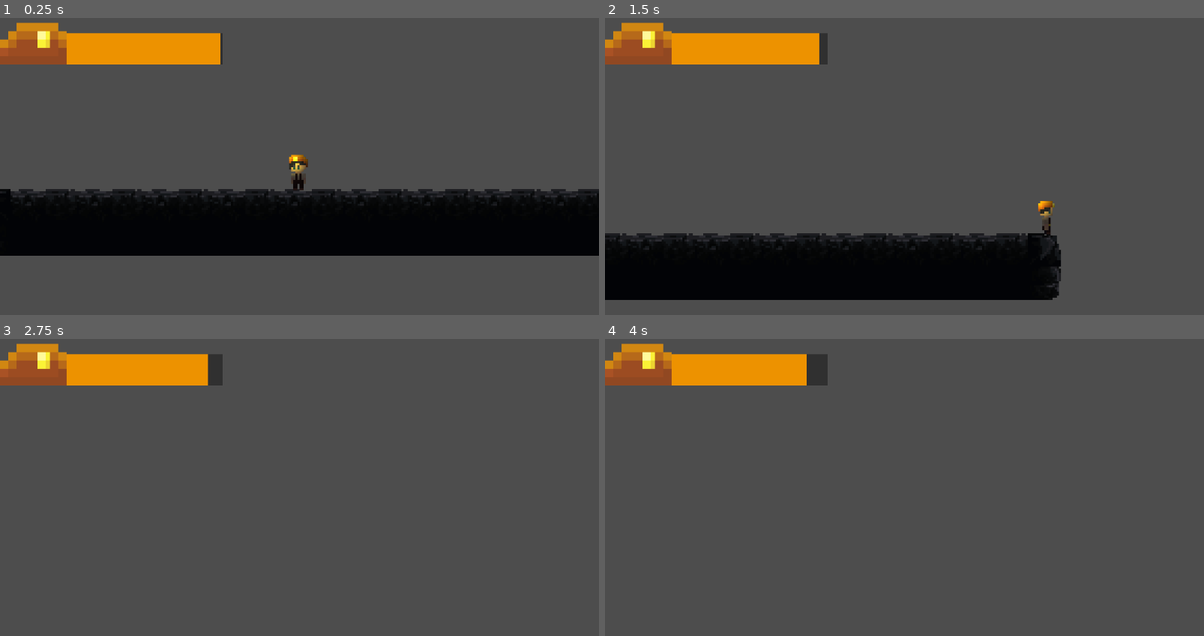
Above: before the commit, frames 1-4 (two rows, left to right).
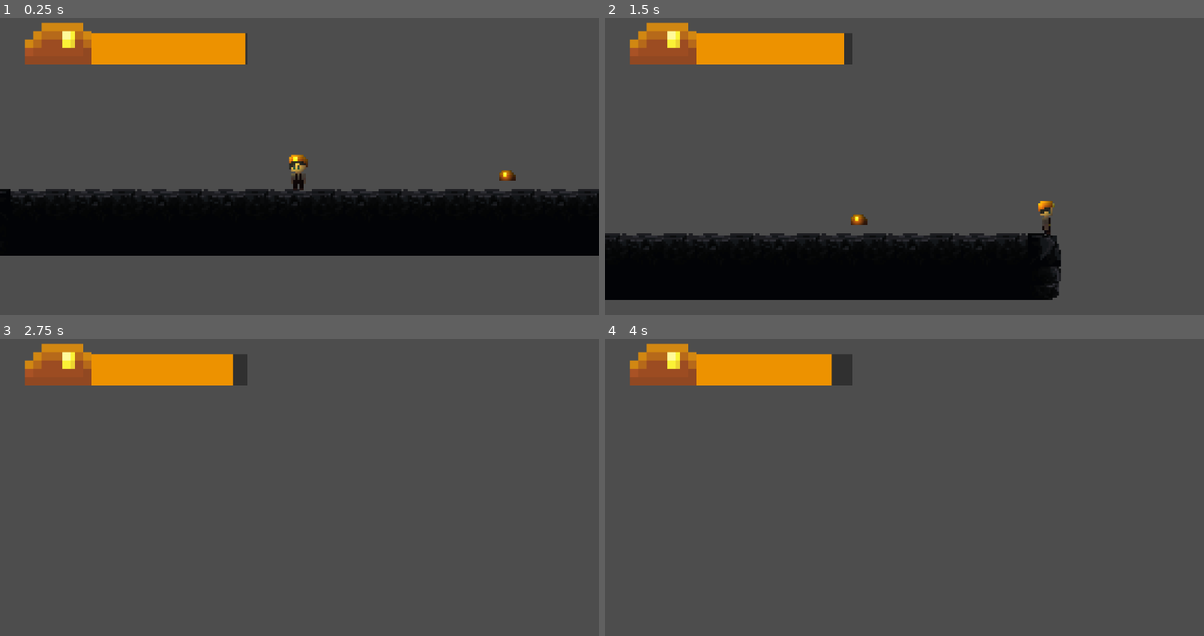
Above: after the commit, the same moments.

Repository: ABPaladin/Locked-in-the-dark-Finale
Game: Godot game, scene res://World/world.tscn
Two runs of this game, one before a commit and one after it. Both use one fixed random seed, a clock stepped at 60 frames per second and the inputs below.
Inputs:
- Up to frame 1 (0.25 s): no input
- Up to frame 2 (1.5 s): tap Enter at 0.5 s; hold D (right) from 0.53 s (still down); tap Space (jump) at 0.77 s
- Up to frame 3 (2.75 s): tap Space (jump) at 1.52 s; release D (right) at 2.03 s; hold A (left) from 2.03 s (still down)
- Up to frame 4 (4 s): release A (left) at 2.78 s; hold D (right) from 2.78 s (still down); tap Space (jump) at 3.02, 3.77 s

The runs differ from the first frame. In frame 1, 2.0% of the frame differs, in the area x 0-87%, y 1-55%; in frame 2, 2.1%; in frame 3, 2.1%; in frame 4, 2.3%, in the area x 0-42%, y 1-16%.

Commit message:
add main mechanic

Diff:
--- /dev/null
+++ b/Player/item.gd
@@ -0,0 +1,22 @@
+extends Area2D
+
+# Reference to the progress bar in the same scene
+var progressBar
+
+func _ready():
+	# Find the progress bar node within the same scene
+	progressBar = get_node("/root/World/CanvasLayer/ProgressBar")  # Adjust the path to match your hierarchy
+
+func _on_body_entered(body):
+	if body.name == "Player":
+		# Check if the progress bar reference exists
+		if progressBar:
+			# Add 10 seconds to the current time (assuming you want to add 10 seconds)
+			progressBar.totalTime -= 2  # Corrected the property name
+			print("Progress bar found!")
+		else:
+			# If the progress bar reference doesn't exist, print a message for debugging
+			print("Progress bar not found!")
+
+		# Remove the object
+		queue_free()
--- a/World/LifeBar.gd
+++ b/World/LifeBar.gd
@@ -1,22 +1,22 @@
 extends ProgressBar
 
-var totalTime = 30  # Общее количество секунд
-var currentTime = 30  # Текущее количество секунд, начнем с максимального значения
+var totalTime = 30  # Total countdown time in seconds
+var currentTime = 30  # Current countdown time, initially set to the total time
 
 func _ready():
-	$Timer.start()  # Запустить таймер при загрузке
+	$Timer.start()  # Start the timer when the scene loads
 
 func _process(delta):
-	# Обновить прогресс-бар
-	set_value(currentTime / totalTime * 100)
+	# Calculate the percentage of time remaining and set it as the progress bar value
+	set_value(100 * currentTime / totalTime)
 
-	# Проверить, завершился ли отсчет времени
+	# Check if the countdown has reached zero
 	if currentTime <= 0:
 		$Timer.stop()
-		print("Отсчет времени завершен.")
+		print("Countdown complete.")
 	else:
 		currentTime -= delta
 
 func _on_Timer_timeout():
-	# Уменьшить текущее время на 1 секунду при каждом срабатывании таймера
+	# Decrease the current time by 1 second when the timer fires
 	currentTime -= 1
--- a/World/canvas_layer.tscn
+++ /dev/null
@@ -1,47 +0,0 @@
-[gd_scene load_steps=8 format=3 uid="uid://dob6bl4sx8wjx"]
-
-[ext_resource type="Script" path="res://World/LifeBar.gd" id="1_cgxww"]
-[ext_resource type="Texture2D" uid="uid://djejves0cxftv" path="res://Art/Assets/Sprite-0001.png" id="2_hitf0"]
-
-[sub_resource type="Theme" id="Theme_w3v8u"]
-
-[sub_resource type="CanvasTexture" id="CanvasTexture_vj8gv"]
-
-[sub_resource type="StyleBoxTexture" id="StyleBoxTexture_3qhts"]
-texture = SubResource("CanvasTexture_vj8gv")
-modulate_color = Color(0.188235, 0.188235, 0.188235, 1)
-
-[sub_resource type="CanvasTexture" id="CanvasTexture_ixd3g"]
-
-[sub_resource type="StyleBoxTexture" id="StyleBoxTexture_sq21j"]
-texture = SubResource("CanvasTexture_ixd3g")
-modulate_color = Color(0.928775, 0.573838, 1.15514e-06, 1)
-
-[node name="CanvasLayer" type="CanvasLayer"]
-
-[node name="Control" type="Control" parent="."]
-layout_mode = 3
-anchors_preset = 0
-offset_right = 1162.0
-offset_bottom = 664.0
-
-[node name="ProgressBar" type="ProgressBar" parent="Control"]
-layout_mode = 0
-offset_left = 32.0
-offset_top = 16.0
-offset_right = 107.0
-offset_bottom = 31.0
-theme = SubResource("Theme_w3v8u")
-theme_override_styles/background = SubResource("StyleBoxTexture_3qhts")
-theme_override_styles/fill = SubResource("StyleBoxTexture_sq21j")
-value = 100.0
-show_percentage = false
-script = ExtResource("1_cgxww")
-
-[node name="Timer" type="Timer" parent="Control/ProgressBar"]
-
-[node name="Sprite2D" type="Sprite2D" parent="Control/ProgressBar"]
-position = Vector2(-16, 7)
-scale = Vector2(2, 2)
-texture = ExtResource("2_hitf0")
-flip_h = true
--- a/World/world.tscn
+++ b/World/world.tscn
@@ -1,9 +1,26 @@
-[gd_scene load_steps=8 format=3 uid="uid://b6x8r3br4c23x"]
+[gd_scene load_steps=18 format=3 uid="uid://b6x8r3br4c23x"]
 
 [ext_resource type="Texture2D" uid="uid://x5ku6lal4pge" path="res://Art/Пиздкц.png" id="1_gd1ks"]
+[ext_resource type="Script" path="res://World/LifeBar.gd" id="1_p810n"]
 [ext_resource type="Texture2D" uid="uid://bo41x4yd8dqxe" path="res://Art/Dungeon Tile Set/Dungeon Tile Set.png" id="2_feja4"]
+[ext_resource type="Texture2D" uid="uid://djejves0cxftv" path="res://Art/Assets/Sprite-0001.png" id="2_q0ov3"]
 [ext_resource type="PackedScene" uid="uid://2ggpan6wtfbo" path="res://Player/player.tscn" id="3_a6wa5"]
-[ext_resource type="PackedScene" uid="uid://dob6bl4sx8wjx" path="res://World/canvas_layer.tscn" id="4_w6euk"]
+[ext_resource type="Script" path="res://Player/item.gd" id="6_h7131"]
+
+[sub_resource type="CapsuleShape2D" id="CapsuleShape2D_4e6ur"]
+radius = 4.0
+height = 8.0
+
+[sub_resource type="Gradient" id="Gradient_adkpw"]
+offsets = PackedFloat32Array(0, 0.716129)
+colors = PackedColorArray(1, 1, 1, 1, 0, 0, 0, 1)
+
+[sub_resource type="GradientTexture2D" id="GradientTexture2D_087ya"]
+gradient = SubResource("Gradient_adkpw")
+width = 16
+height = 16
+fill = 1
+fill_from = Vector2(0.5, 0.5)
 
 [sub_resource type="TileSetAtlasSource" id="TileSetAtlasSource_r5rf2"]
 texture = ExtResource("1_gd1ks")
@@ -631,7 +648,40 @@
 sources/0 = SubResource("TileSetAtlasSource_r5rf2")
 sources/1 = SubResource("TileSetAtlasSource_b20yc")
 
-[node name="Node2D" type="Node2D"]
+[sub_resource type="Theme" id="Theme_w3v8u"]
+
+[sub_resource type="CanvasTexture" id="CanvasTexture_vj8gv"]
+
+[sub_resource type="StyleBoxTexture" id="StyleBoxTexture_3qhts"]
+texture = SubResource("CanvasTexture_vj8gv")
+modulate_color = Color(0.188235, 0.188235, 0.188235, 1)
+
+[sub_resource type="CanvasTexture" id="CanvasTexture_ixd3g"]
+
+[sub_resource type="StyleBoxTexture" id="StyleBoxTexture_sq21j"]
+texture = SubResource("CanvasTexture_ixd3g")
+modulate_color = Color(0.928775, 0.573838, 1.15514e-06, 1)
+
+[node name="World" type="Node2D"]
+
+[node name="Area2D" type="Area2D" parent="."]
+position = Vector2(315, 150)
+script = ExtResource("6_h7131")
+
+[node name="CollisionShape2D" type="CollisionShape2D" parent="Area2D"]
+position = Vector2(4, 4)
+shape = SubResource("CapsuleShape2D_4e6ur")
+
+[node name="Sprite2D" type="Sprite2D" parent="Area2D"]
+scale = Vector2(0.5, 0.5)
+texture = ExtResource("2_q0ov3")
+centered = false
+
+[node name="PointLight2D2" type="PointLight2D" parent="Area2D/Sprite2D"]
+position = Vector2(6, 7)
+color = Color(0.996094, 0.996094, 0.25, 1)
+energy = 1.3
+texture = SubResource("GradientTexture2D_087ya")
 
 [node name="TileMap" type="TileMap" parent="."]
 tile_set = SubResource("TileSet_flc3v")
@@ -656,4 +706,27 @@
 energy = 0.7
 blend_mode = 1
 
-[node name="CanvasLayer" parent="." instance=ExtResource("4_w6euk")]
+[node name="CanvasLayer" type="CanvasLayer" parent="."]
+
+[node name="ProgressBar" type="ProgressBar" parent="CanvasLayer"]
+offset_left = 44.0
+offset_top = 16.0
+offset_right = 119.0
+offset_bottom = 31.0
+theme = SubResource("Theme_w3v8u")
+theme_override_styles/background = SubResource("StyleBoxTexture_3qhts")
+theme_override_styles/fill = SubResource("StyleBoxTexture_sq21j")
+value = 100.0
+show_percentage = false
+script = ExtResource("1_p810n")
+metadata/_edit_use_anchors_ = true
+
+[node name="Timer" type="Timer" parent="CanvasLayer/ProgressBar"]
+
+[node name="Sprite2D" type="Sprite2D" parent="CanvasLayer/ProgressBar"]
+position = Vector2(-16, 7)
+scale = Vector2(2, 2)
+texture = ExtResource("2_q0ov3")
+flip_h = true
+
+[connection signal="body_entered" from="Area2D" to="Area2D" method="_on_body_entered" flags=18]
Not shown: 1 places in Player/player.tscn that only renumber resources
